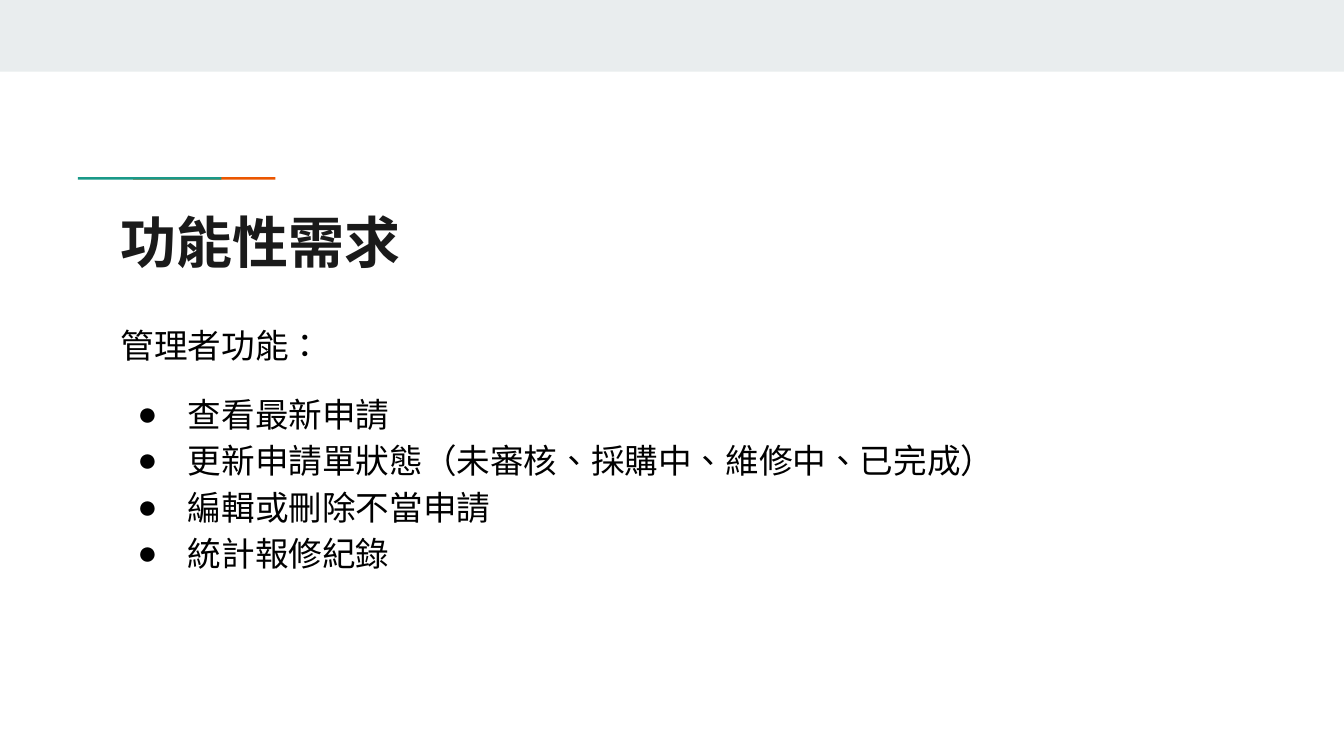
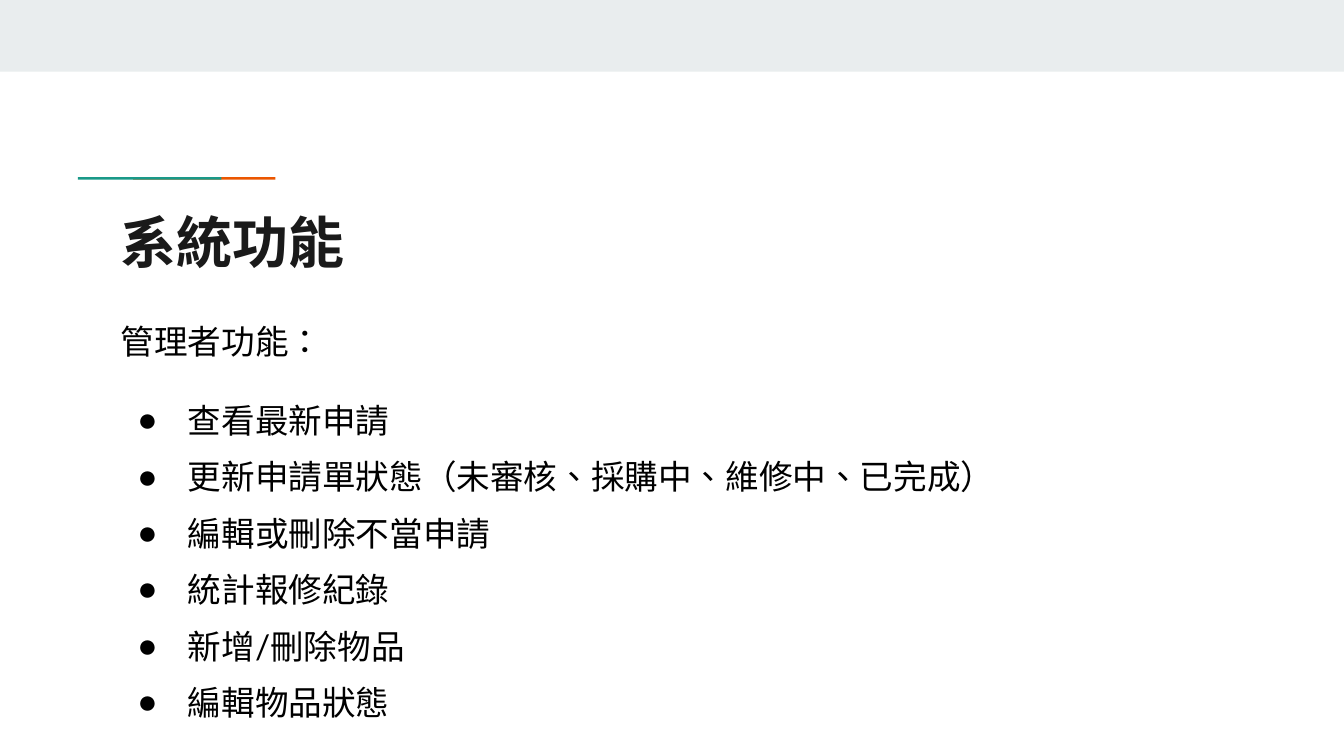
Before and after one commit to 2111518/Dormitory-repair-management-system, a slide deck: slide 8 of 期末報告.pptx. Drawn at 1344x756 pixels with LibreOffice and Linux fonts; fonts in the diff are those of the drawing. Boxes give left, top, right and bottom in pixels: in the first picture for what was removed or moved away, otherwise in the second. Text is boxed around its words. In the diff, an @@ line names an element or a change of style, - is before the commit and + after.

```diff
--- a/期末報告.pptx
+++ b/期末報告.pptx
@@ title at (121,215,345,268): text changed @@
-功能性需求
+系統功能
@@ text at (121,325,994,605): line spacing 1.15 to 1.05; line spacing 1.15 to 1.4 @@
@@ text at (188,630,405,718): paragraphs added @@
+● 新增/刪除物品
+● 編輯物品狀態
```
Also in this commit, not shown: 10 other slides changed, 2 slides added, 1 slide removed.
